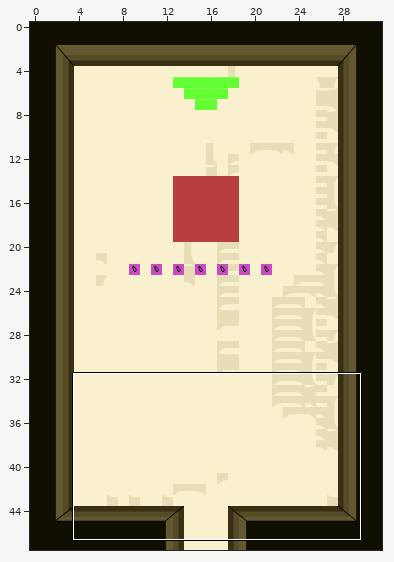
Tiled map: assets/lvl_final.tmx. Above: a wide view before the commit, with the close-up outlined.
Close-up. Old version:
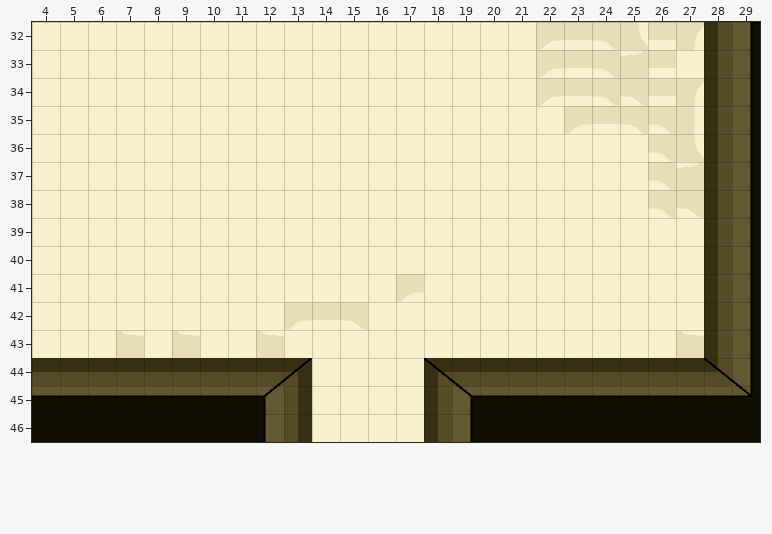
Cells are 48x48 px. Shown: x 4..29, y 32..46. The commit also changed other parts of the map, which this record leaves out.
Once edited:
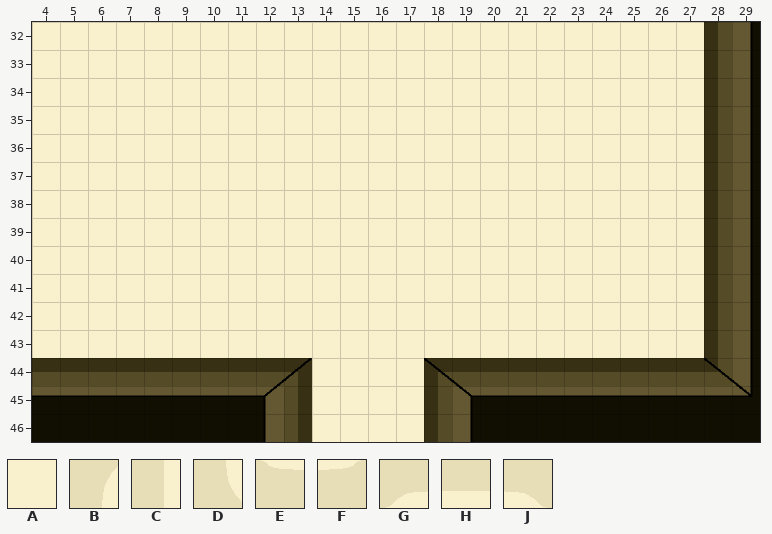
Key: from "Tilesetv2": A 0, B 17, C 29, D 41, E 51, F 53, G 63, H 64, J 65.
_ is an empty cell.
From old to new:
Layer "Calque de Tile 1":
y 32: x 22..27 GHJDHB -> AAAAAA
y 33: x 22..26 GHJFH -> AAAAA
y 34: x 22..27 GHJJHB -> AAAAAA
y 35: x 23..27 GHJJC -> AAAAA
y 36: x 26..27 JD -> AA
y 37: x 26..27 JF -> AA
y 38: x 26..27 JJ -> AA
y 41: x 17 G -> A
y 42: x 13..15 GHJ -> AAA
y 43: x 7 E -> A; x 9 E -> A; x 12 E -> A; x 27 E -> A
Pixel boxes of the changes (left, top, right, bottom) in both close-ups:
changed: (536, 22, 704, 218)
changed: (396, 274, 424, 302)
changed: (256, 302, 368, 358)
changed: (116, 330, 144, 358)
changed: (172, 330, 200, 358)
changed: (676, 330, 704, 358)
